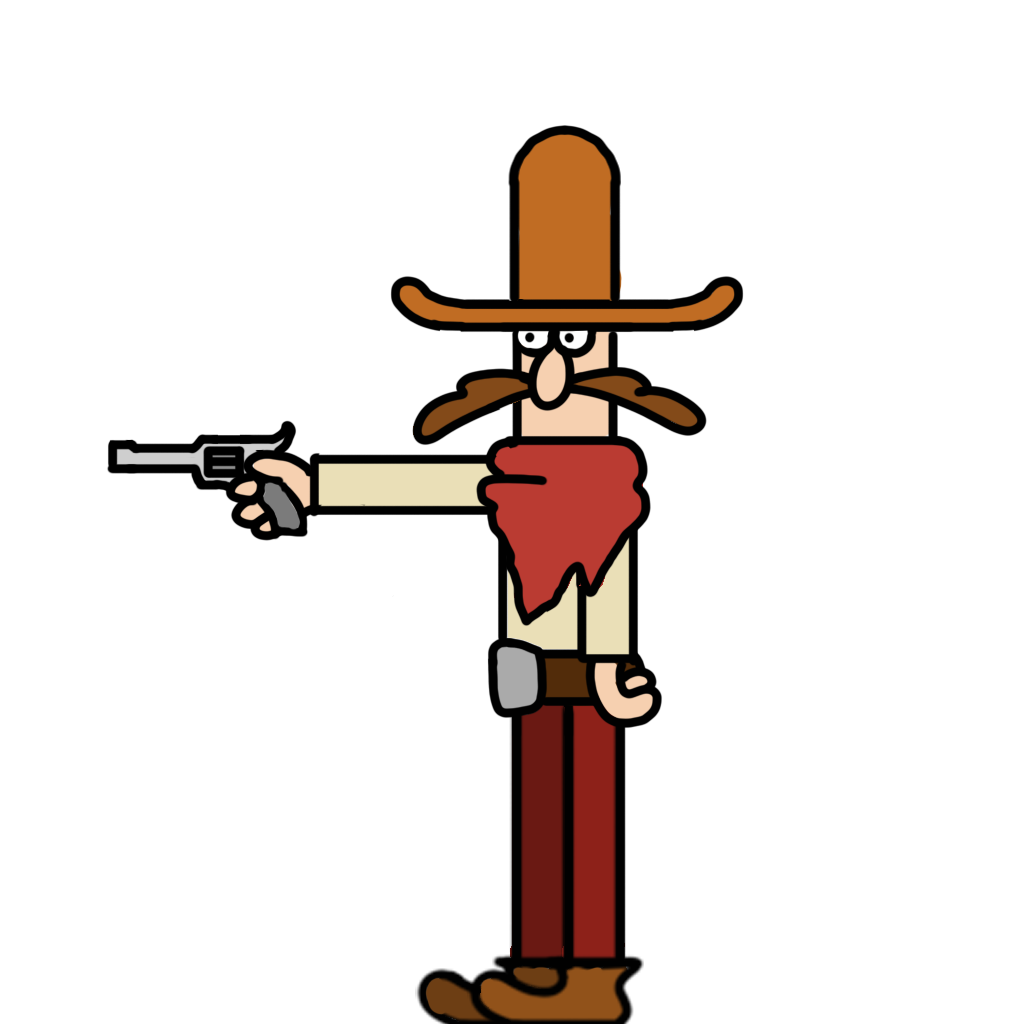
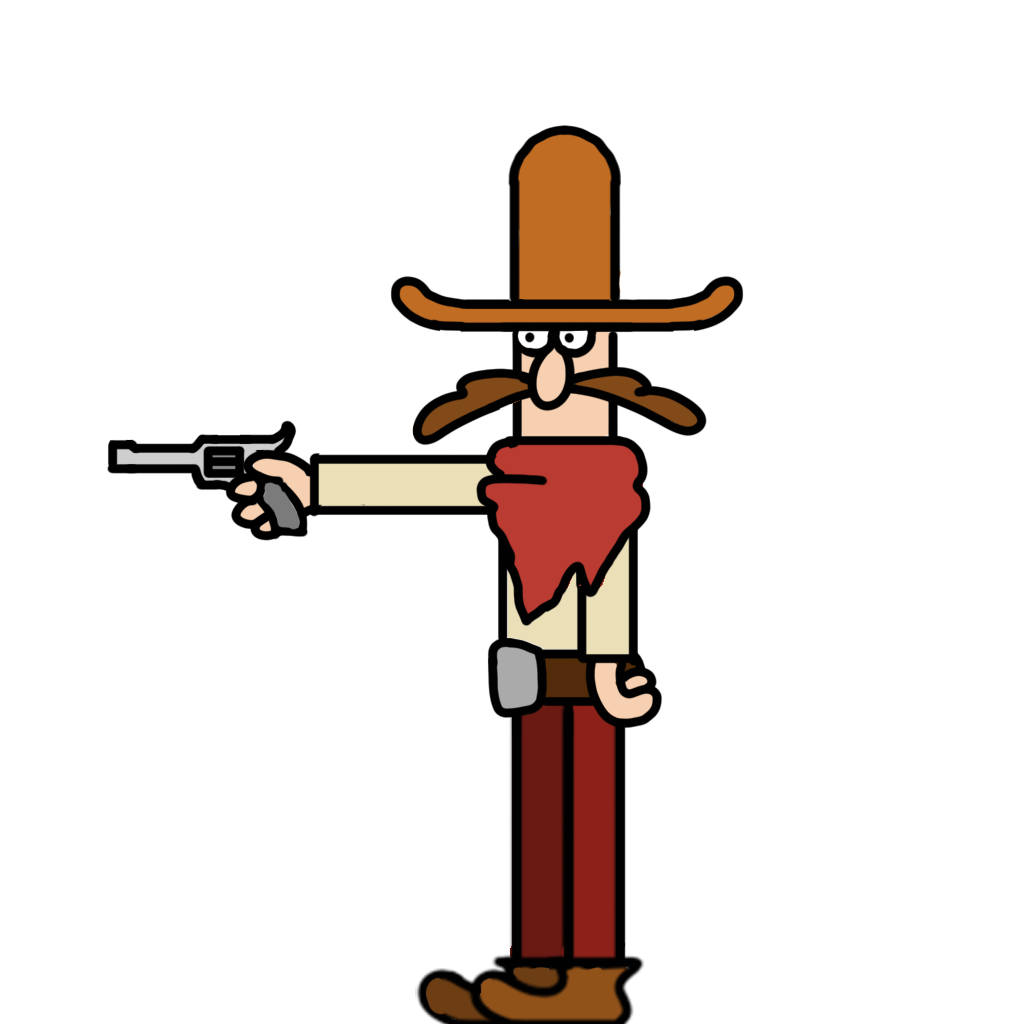
Before/after of a 1024 x 1024 layered artwork. What changed in the layer stack:
painted on "tete" over [618, 271, 638, 301]
